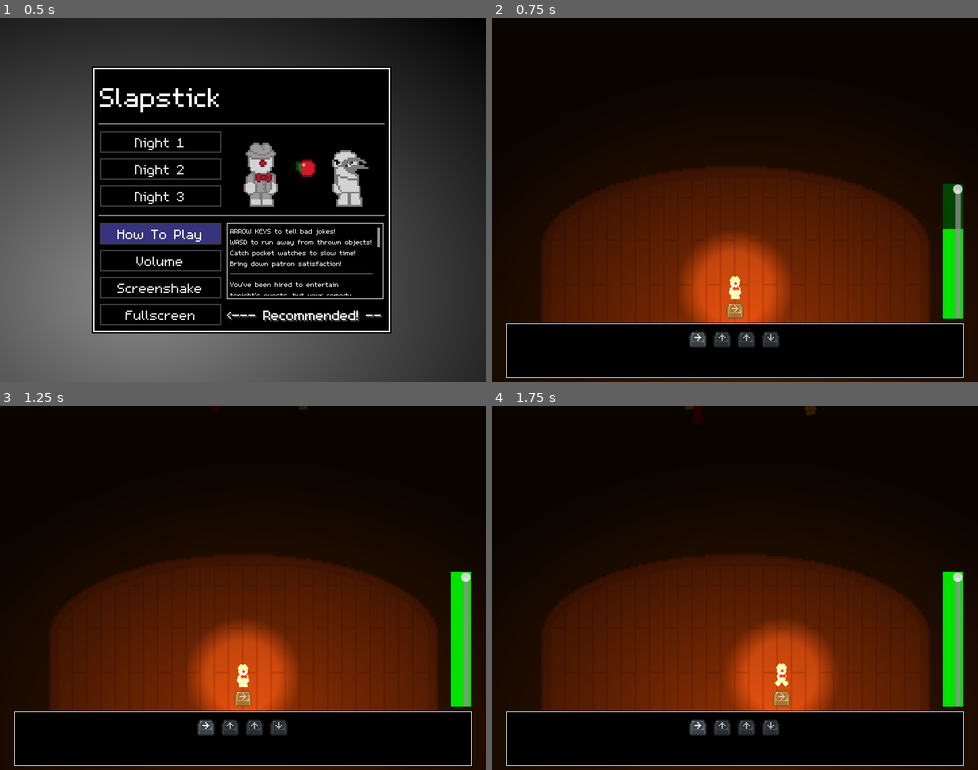
Above: before the commit, frames 1-4 (two rows, left to right).
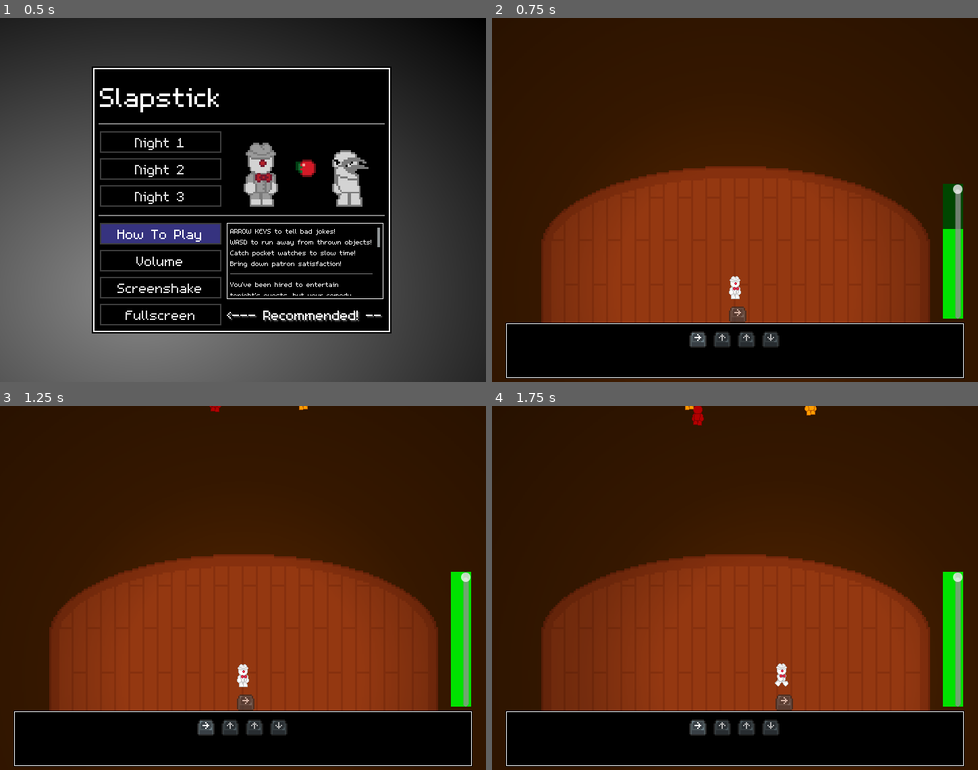
Above: after the commit, the same moments.

Repository: InRe-Dan/MiniJameGam34
Game: Godot game, scene res://menus/main_menu.tscn
The game is run twice, just before and just after one commit, with the same random seed, the same clock (stepped at 60 frames per second) and the same inputs.
Inputs:
- Up to frame 1 (0.5 s): no input
- Up to frame 2 (0.75 s): click "Night 1" at 0.5 s
- Up to frame 3 (1.25 s): no input
- Up to frame 4 (1.75 s): tap Enter at 1.25 s; hold D (move_right) from 1.28 s (still down)

Frame 1 is identical in both runs. In frame 2, 78% of the frame differs, in the area x 0-100%, y 0-100%; in frame 3, 78%; in frame 4, 77%.

Commit message:
Tweaks to lighting, fixed key

Diff:
--- a/Main/main.tscn
+++ b/Main/main.tscn
@@ -1,5 +1,5 @@
-
-[gd_scene load_steps=23 format=3 uid="uid://dw5auj6i3fjfj"]
+[gd_scene load_steps=29 format=3 uid="uid://dw5auj6i3fjfj"]
+
 [ext_resource type="Script" path="res://Main/main.gd" id="1_5t87c"]
 [ext_resource type="PackedScene" uid="uid://c757dhd4hepca" path="res://Player/player.tscn" id="1_bg8e3"]
 [ext_resource type="Texture2D" uid="uid://di2tdg70wmxu5" path="res://Assets/Pixel_art/Stage_192x80.png" id="2_sxipl"]
@@ -13,7 +13,6 @@
 [ext_resource type="AudioStream" uid="uid://cgxuv7ek172to" path="res://Assets/Audio/sfx/hitclarinet.ogg" id="15_y86i5"]
 [ext_resource type="AudioStream" uid="uid://bl7ivclb6opf1" path="res://Assets/Audio/sfx/clickclown.ogg" id="16_5pxs3"]
 [ext_resource type="AudioStream" uid="uid://biwebv3emdh5r" path="res://Assets/Audio/sfx/textscrollclown.ogg" id="16_bfagw"]
-[ext_resource type="AudioStream" uid="uid://cklks1ptk2a4l" path="res://Assets/Audio/The Clown.mp3" id="19_ujp2a"]
 [ext_resource type="Script" path="res://Main/camera.gd" id="20_1uaoi"]
 
 [sub_resource type="Gradient" id="Gradient_4vja1"]
@@ -60,8 +59,8 @@
 gradient = SubResource("Gradient_wx4ct")
 
 [sub_resource type="Gradient" id="Gradient_qkjch"]
-offsets = PackedFloat32Array(0.103896, 1)
-colors = PackedColorArray(0.50682, 0.43366, 9.62615e-08, 1, 0, 0, 0, 1)
+offsets = PackedFloat32Array(0)
+colors = PackedColorArray(0.37, 0.37, 0.37, 1)
 
 [sub_resource type="GradientTexture2D" id="GradientTexture2D_xxwpp"]
 gradient = SubResource("Gradient_qkjch")
@@ -178,6 +177,7 @@
 volume_db = -8.0
 
 [node name="UI" type="CanvasLayer" parent="."]
+layer = 5
 
 [node name="Control" type="Control" parent="UI"]
 layout_mode = 3
@@ -284,12 +284,11 @@
 script = ExtResource("20_1uaoi")
 
 [node name="Dark CanvasModulate" type="CanvasModulate" parent="."]
-color = Color(0.20871, 0.20871, 0.20871, 1)
+color = Color(0.26, 0.26, 0.26, 1)
 
 [node name="Light" type="PointLight2D" parent="."]
 position = Vector2(378, 285)
 scale = Vector2(12.7813, 9.6875)
-energy = 2.37
 texture = SubResource("GradientTexture2D_xxwpp")
 
 [connection signal="satisfaction_changed" from="." to="HazardManager" method="_on_main_satisfaction_changed"]
--- a/Player/player.gd
+++ b/Player/player.gd
@@ -14,7 +14,8 @@
 @onready var sprite : AnimatedSprite2D = $AnimatedSprite2D
 
 func _process(delta : float) -> void:
-	$Key.texture = get_tree().get_first_node_in_group("joke_system").get_key_texture()
+	$CanvasLayer/Key.global_position = global_position + Vector2(5, 40)
+	$CanvasLayer/Key.texture = get_tree().get_first_node_in_group("joke_system").get_key_texture()
 
 func _physics_process(delta: float) -> void:
 	velocity = velocity.lerp(get_input_vector() * movement_speed * speed_mod, delta * acceleration * pow(speed_mod, 2.0))
--- a/Player/player.tscn
+++ b/Player/player.tscn
@@ -46,10 +46,6 @@
 radius = 7.0
 height = 26.0
 
-[sub_resource type="AtlasTexture" id="AtlasTexture_4fcb2"]
-atlas = ExtResource("3_csl8f")
-region = Rect2(0, 0, 16, 16)
-
 [sub_resource type="AudioStreamRandomizer" id="AudioStreamRandomizer_jh5ia"]
 streams_count = 3
 stream_0/stream = ExtResource("4_qwv1o")
@@ -57,14 +53,20 @@
 stream_2/stream = ExtResource("6_gccwl")
 
 [sub_resource type="Gradient" id="Gradient_71mxe"]
-offsets = PackedFloat32Array(0.292208, 0.487013)
-colors = PackedColorArray(1, 1, 1, 1, 1, 1, 1, 0)
+offsets = PackedFloat32Array(0.122302, 0.201439, 0.597122)
+colors = PackedColorArray(0.93, 0.93, 0.93, 1, 0.61, 0.61, 0.61, 1, 0.55, 0.55, 0.55, 0)
 
 [sub_resource type="GradientTexture2D" id="GradientTexture2D_8mafe"]
 gradient = SubResource("Gradient_71mxe")
+width = 512
+height = 512
 fill = 1
 fill_from = Vector2(0.5, 0.5)
 metadata/_snap_enabled = true
+
+[sub_resource type="AtlasTexture" id="AtlasTexture_4fcb2"]
+atlas = ExtResource("3_csl8f")
+region = Rect2(0, 0, 16, 16)
 
 [node name="Player" type="CharacterBody2D" groups=["player"]]
 motion_mode = 1
@@ -87,20 +89,21 @@
 [node name="Speech" parent="." instance=ExtResource("2_ewcjg")]
 position = Vector2(12, -10)
 
-[node name="Key" type="Sprite2D" parent="."]
-modulate = Color(1, 1, 1, 0.619608)
-position = Vector2(1, 34)
-scale = Vector2(2, 2)
-texture = SubResource("AtlasTexture_4fcb2")
-
 [node name="HitSounds" type="AudioStreamPlayer" parent="."]
 stream = SubResource("AudioStreamRandomizer_jh5ia")
 
 [node name="PointLight2D" type="PointLight2D" parent="."]
 position = Vector2(2.86102e-06, 9.53674e-07)
 scale = Vector2(4, 4)
-energy = 1.16
-blend_mode = 2
 texture = SubResource("GradientTexture2D_8mafe")
 
+[node name="CanvasLayer" type="CanvasLayer" parent="."]
+layer = 2
+
+[node name="Key" type="Sprite2D" parent="CanvasLayer"]
+modulate = Color(1, 1, 1, 0.619608)
+position = Vector2(1, 34)
+scale = Vector2(2, 2)
+texture = SubResource("AtlasTexture_4fcb2")
+
 [connection signal="timeout" from="StunTimer" to="." method="_on_stun_end"]
Not shown: 1 places in Player/player.tscn that only renumber resources
